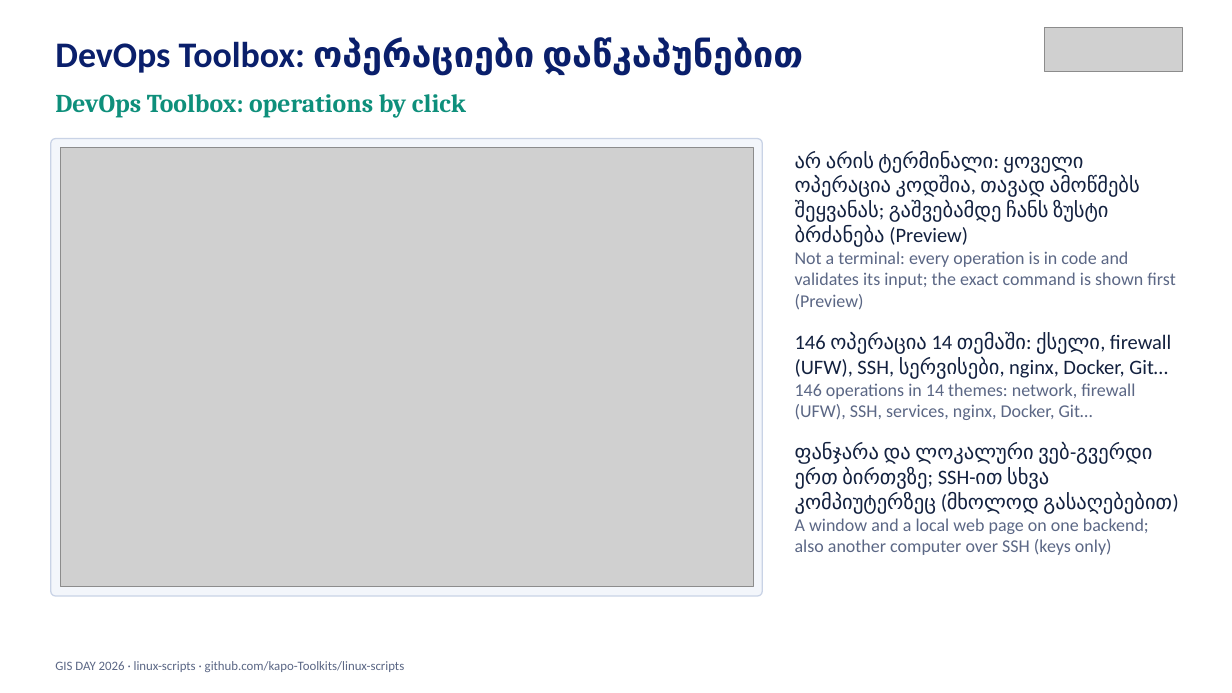
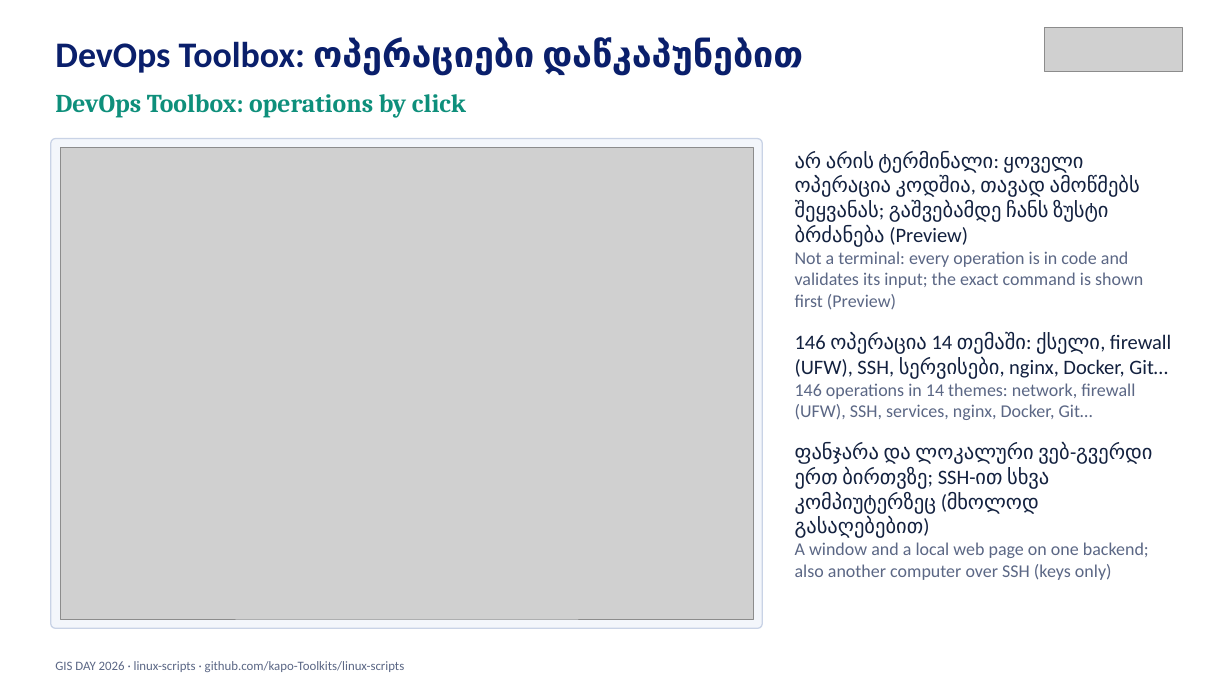
Before and after one commit to GIS-Edu-Georgia/gis-day, a slide deck: slide 7 of downloads/GIS_DAY_LINUX_SCRIPTS.pptx. Drawn at 1232x693 pixels with LibreOffice and Linux fonts; fonts in the diff are those of the drawing; grey boxes stand for pictures. Boxes give left, top, right and bottom in pixels: in the first picture for what was removed or moved away, otherwise in the second. Text is boxed around its words. In the diff, an @@ line names an element or a change of style, - is before the commit and + after.

```diff
--- a/downloads/GIS_DAY_LINUX_SCRIPTS.pptx
+++ b/downloads/GIS_DAY_LINUX_SCRIPTS.pptx
@@ rounded rectangle: place and size @@
-rounded rectangle at [51, 139, 762, 596]
+rounded rectangle at [51, 139, 762, 628]
@@ rounded rectangle at [51, 139, 762, 628]: proportions changed @@
@@ picture: place and size @@
-picture at [60, 148, 753, 587]
+picture at [60, 148, 753, 619]
@@ text "არ არის ტერმინალი: ყოველი ოპერაცია ..." rewrapped from [795, 151, 1175, 555] to [795, 151, 1171, 580] @@
```
Also in this commit, not shown: 2 other slides changed, 12 other files.
